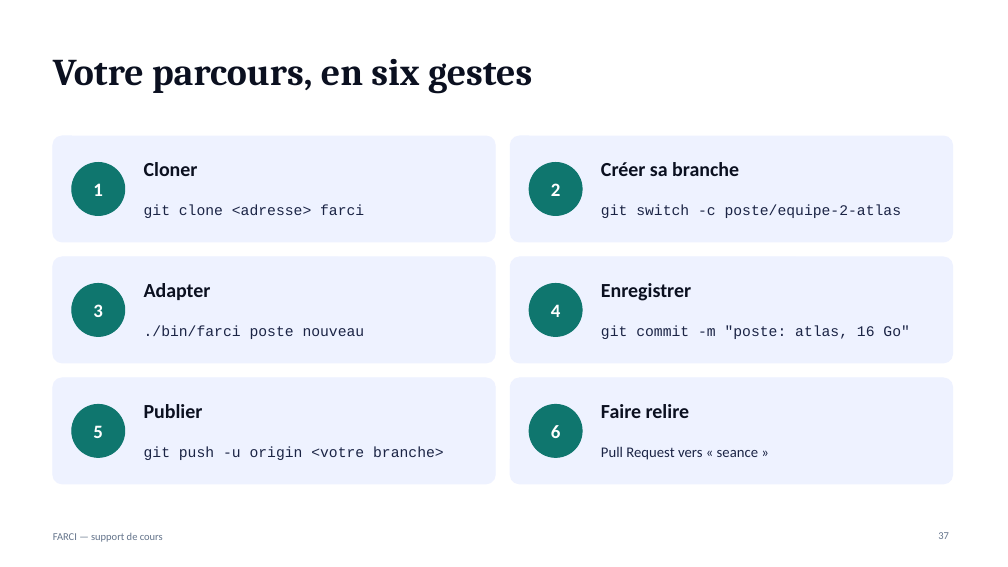
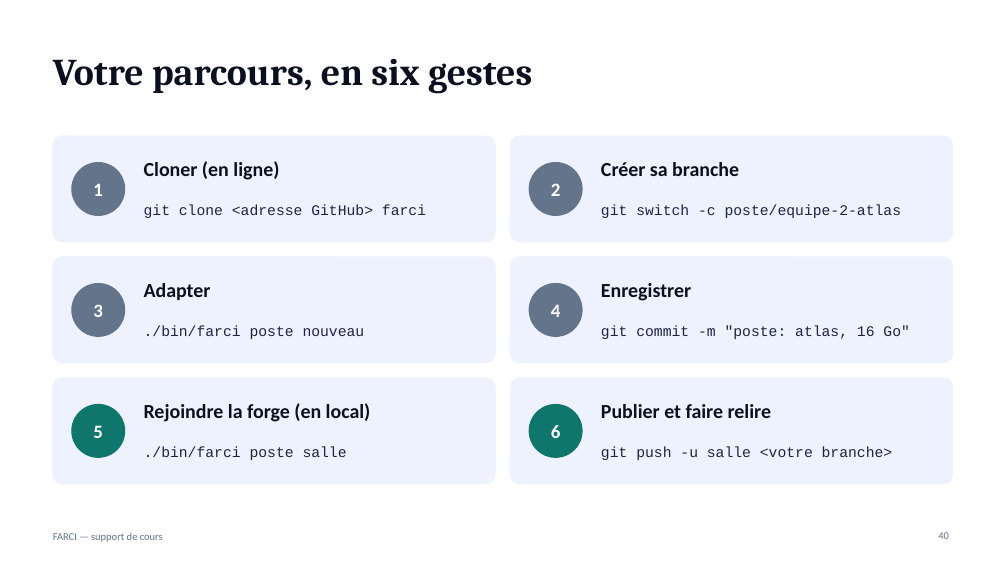
Before and after one commit to jdanion/FARCI, a slide deck: slide 40 of docs/support/FARCI-support-de-cours.pptx (slide 37 before the commit). Drawn at 1008x567 pixels with LibreOffice and Linux fonts; fonts in the diff are those of the drawing. Boxes give left, top, right and bottom in pixels: in the first picture for what was removed or moved away, otherwise in the second. Text is boxed around its words. In the diff, an @@ line names an element or a change of style, - is before the commit and + after.

```diff
--- a/docs/support/FARCI-support-de-cours.pptx
+++ b/docs/support/FARCI-support-de-cours.pptx
@@ text at box(144, 161, 279, 180): text changed @@
-Cloner
+Cloner (en ligne)
@@ text at box(144, 204, 426, 218): text changed @@
-git clone <adresse> farci
+git clone <adresse GitHub> farci
@@ fill #0F766E to #64748B; outline #0F766E 1 pt to #64748B 1 pt in 4 elements at box(72, 163, 125, 216), box(529, 163, 582, 216), box(72, 284, 125, 337), box(529, 284, 582, 337) @@
@@ text at box(144, 403, 371, 422): text changed @@
-Publier
+Rejoindre la forge (en local)
@@ text at box(601, 404, 772, 418): text changed @@
-Faire relire
+Publier et faire relire
@@ text at box(144, 446, 347, 460): text changed @@
-git push -u origin <votre branche>
+./bin/farci poste salle
@@ text at box(601, 446, 893, 460): text changed; font Calibri to Courier New @@
-Pull Request vers « seance »
+git push -u salle <votre branche>
@@ page number at box(938, 532, 949, 539): text changed @@
-37
+40
```
Also in this commit, not shown: 8 other slides changed, 4 slides added, 30 other files.
